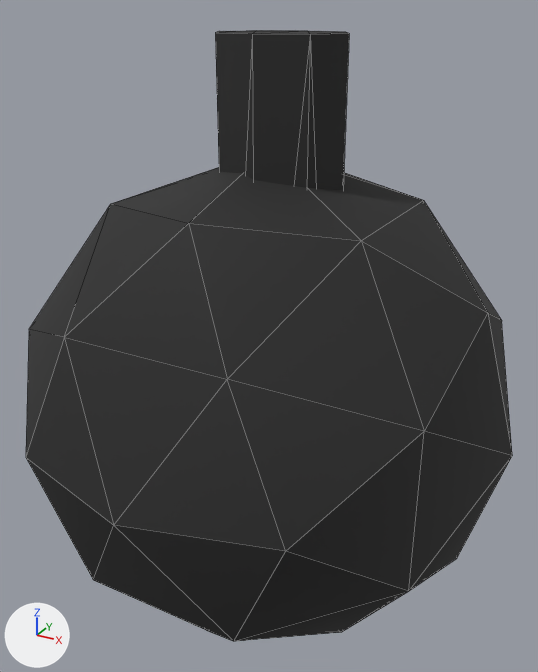
The glTF model examples/simple-scene/src/bomb.glb as it was, and as the next commit left it.
Before and after are seen from a 50 mm camera at (0.668, -1.213, 1.237) aimed at (-0.005, 0.01, 0.625). The axes (+X, +Y, +Z) are drawn at lower left. The lights are the same throughout. Mesh edges are drawn as thin lines. Vertices at the same position are counted once.

In view in the first picture: 'mergedBlocks(Clone)'.
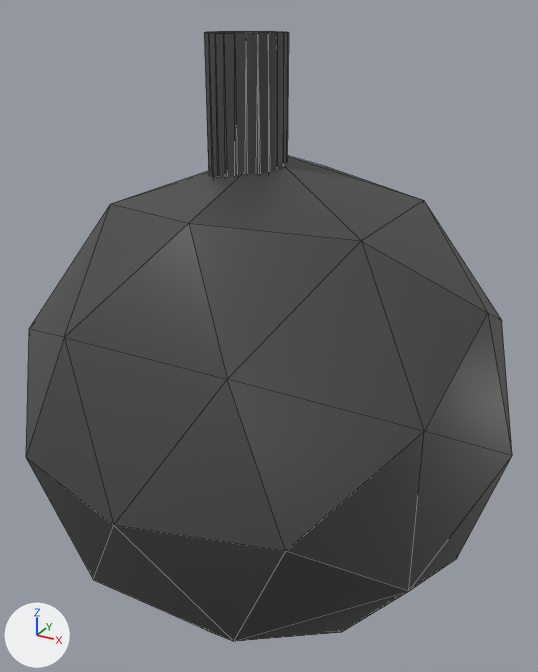
Pixel boxes [x1, y1, x2, y2] of what changed, in the pictures (538 x 672 px):
'mergedBlocks(Clone)', reshaped: before [26, 30, 512, 641]; after [26, 31, 512, 641]
part 1 of me_mesh_0, built on: before [215, 30, 349, 190]; after [204, 31, 289, 178]
part 2 of me_mesh_0, recoloured (black to grey): [26, 171, 512, 641] in both

The change in detail:
Material 'custom1' (mat_custom1) is new.
Its base color is (0.0618, 0.0618, 0.0618) (dark grey #464646).
me_mesh_0 is used by ob_mergedblocks_clone; location (0.0, 0.0, 0.0).
me_mesh_0 had 58 vertices, 108 faces and spanned x -0.5..0.5, y -0.5..0.5, z 0.0..1.2.
me_mesh_0 now has 90 vertices, 172 faces and spans x -0.5..0.5, y -0.5..0.5, z 0.0..1.2.
Part 1, on me_mesh_0:
13 vertices are removed from x -0.063..0.15, y -0.1..0.1, z 0.2..1.2.
28 faces are deleted.
3 vertices move from x -0.1..-0.063, y -0.071..0.0, z 0.2..1.2 to x -0.1..-0.098, y -0.047..-0.028, z 0.2..1.2.
23 vertices are added at x -0.098..0.044, y -0.1..0.044, z 0.2.
22 new vertices lie (0.0, 0.0, 1.0) away from vertices in x -0.098..0.044, y -0.1..0.044, z 0.2.
92 new faces join them.
me_mesh_0 part 2: 80 faces spanning x -0.5..0.5, y -0.5..0.5, z 0.0..1.0 switch from mat_defaultmat (black #3a3a3a) to mat_custom1 (dark grey #464646).
